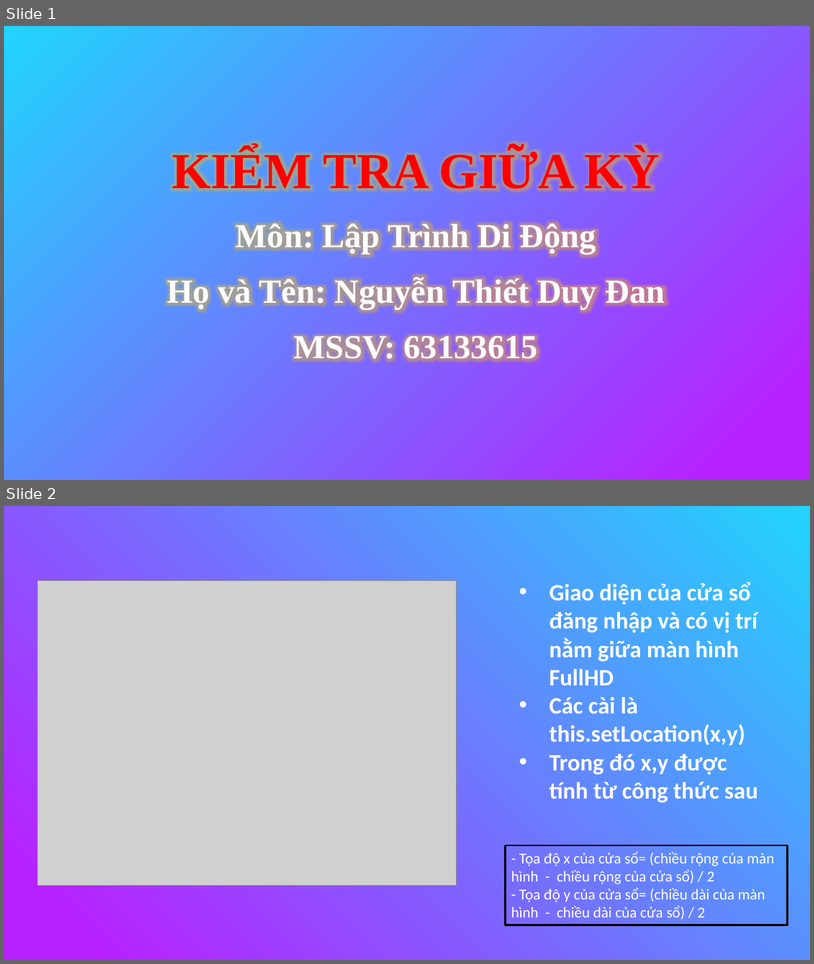
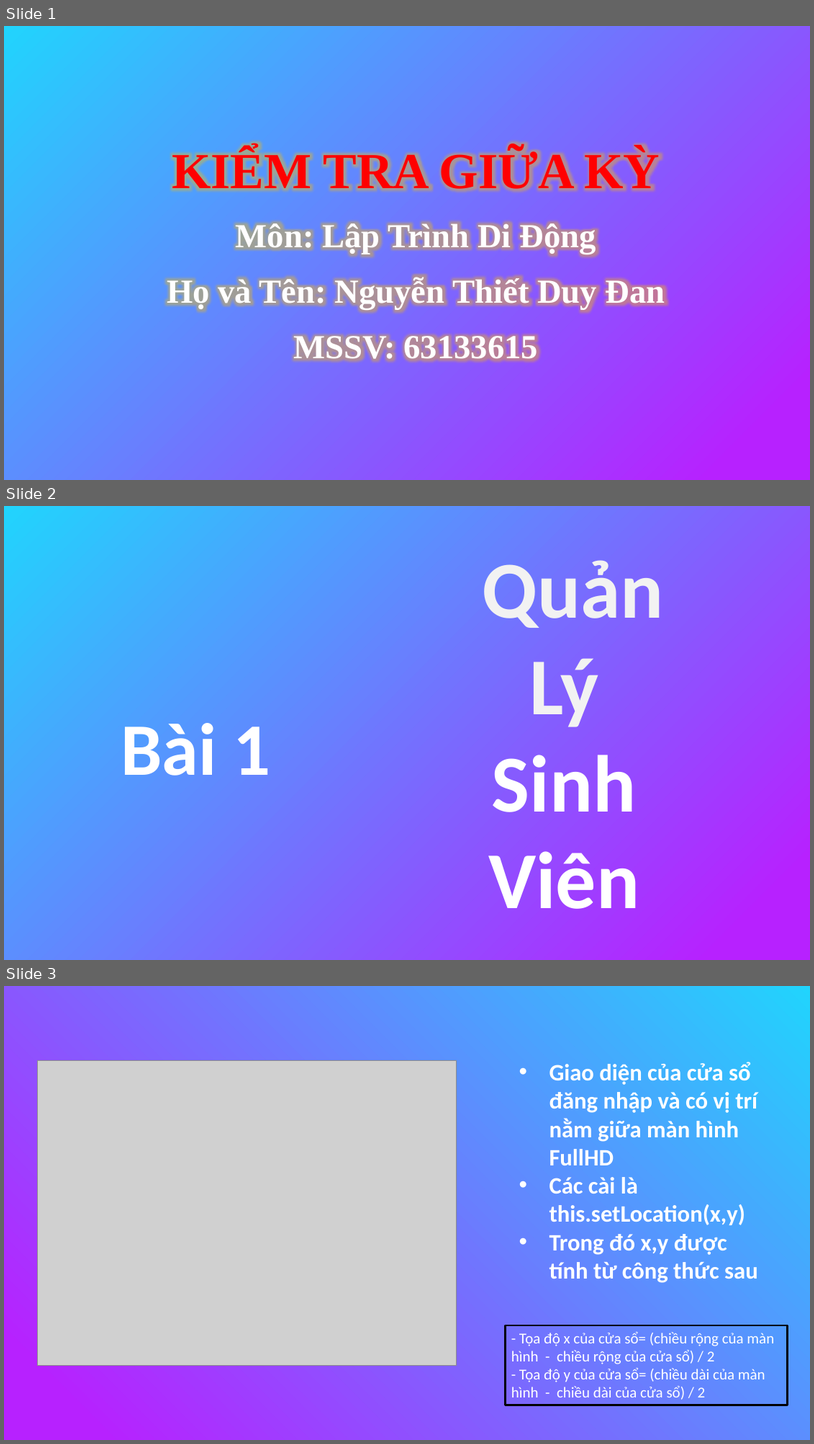
Before and after one commit to nguyenduydan/63133615_AndroidProgramming, a slide deck: KTGK_63133615/KTGK_63133615.pptx. Shown one above the other, each under a label of ours: slides 1 and 2 before the commit, slides 1, 2 and 3 after it. The pictures are 814x964 and 814x1444 pixels, drawn with LibreOffice and Linux fonts; fonts in the diff are those of the drawing; grey boxes stand for pictures. Boxes give left, top, right and bottom in pixels: in the first picture for what was removed or moved away, otherwise in the second. Text is boxed around its words. In the diff, an @@ line names an element or a change of style, - is before the commit and + after.

```diff
--- a/KTGK_63133615/KTGK_63133615.pptx
+++ b/KTGK_63133615/KTGK_63133615.pptx
@@ slide 2 added at (4,506,810,960), background gradient #21D4FD to #B721FF @@
@@ text added at (483,560,664,908), 96 pt, text #FFFFFF, bold @@
+Quản Lý Sinh Viên
@@ text added at (121,723,271,775), 88 pt, text #FFFFFF, bold @@
+Bài 1
@@ what was slide 2 is now slide 3 @@
```
Also in this commit, not shown: 10 other slides added.
